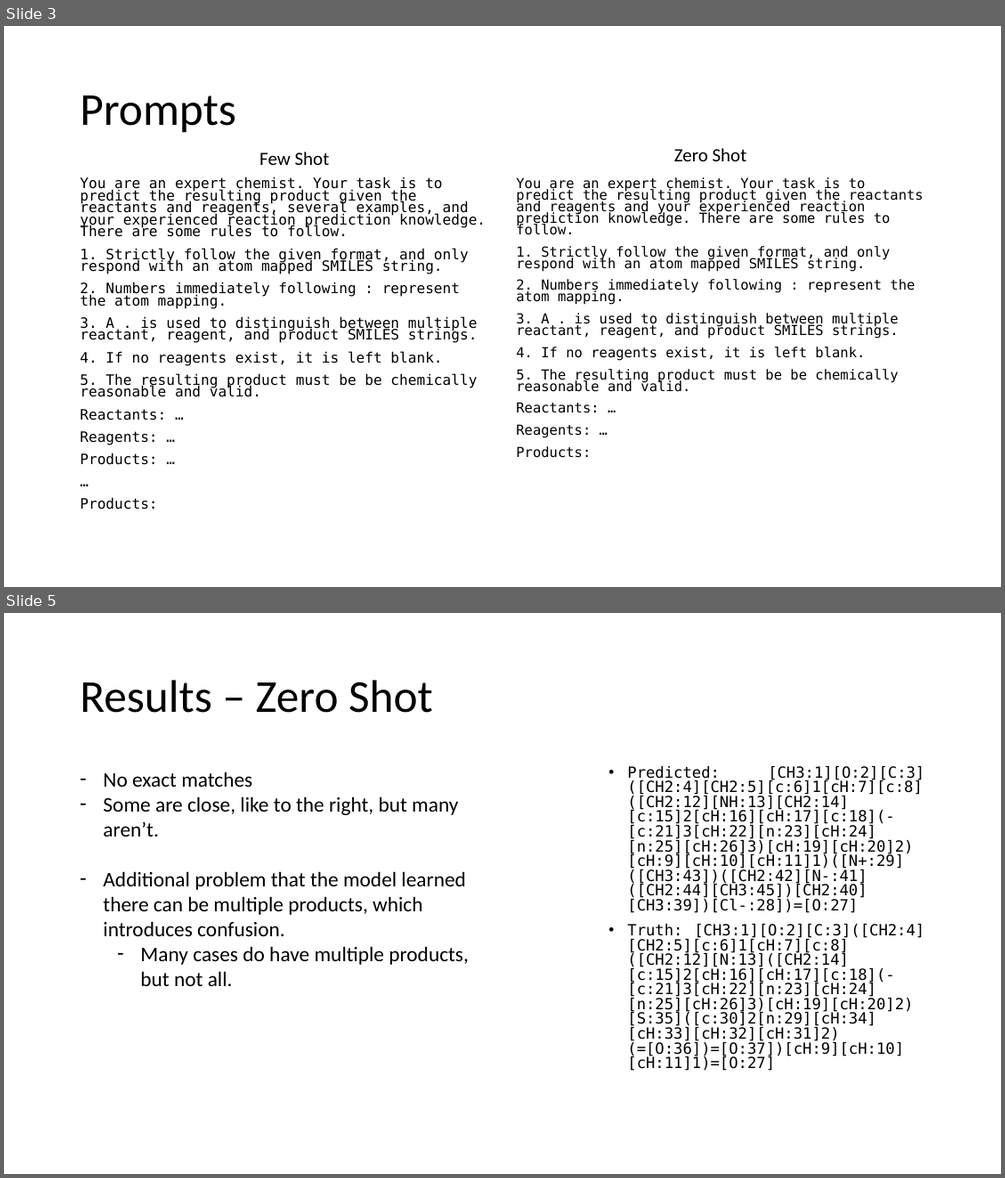
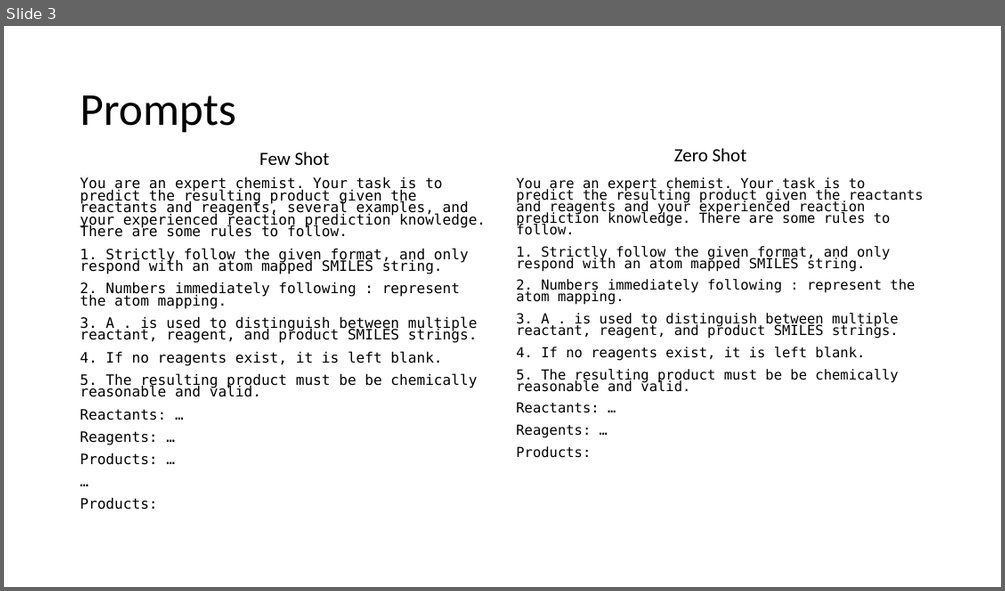
Before and after one commit to JohnDLee/ChemistryPE, a slide deck: pptx/6-13-2023.pptx. Shown one above the other, each under a label of ours: slides 3 and 5 before the commit, slide 3 after it; the slides between them are not shown. The pictures are 1005x1178 and 1005x591 pixels, drawn with LibreOffice and Linux fonts; fonts in the diff are those of the drawing. Boxes give left, top, right and bottom in pixels: in the first picture for what was removed or moved away, otherwise in the second. Text is boxed around its words. In the diff, an @@ line names an element or a change of style, - is before the commit and + after.

```diff
--- a/pptx/6-13-2023.pptx
+++ b/pptx/6-13-2023.pptx
@@ slide 5 removed at [4, 613, 1001, 1174], background #FFFFFF @@
@@ title removed at [80, 680, 433, 713] @@
-Results – Zero Shot
@@ text removed at [103, 771, 469, 986] @@
-– No exact matches
-– Some are close, like to the right, but many aren’t.
-– Additional problem that the model learned there can be multiple products, which introduces confusion.
-  – Many cases do have multiple products, but not all.
@@ text removed at [627, 766, 924, 1070] @@
-• Predicted: [CH3:1][O:2][C:3]([CH2:4][CH2:5][c:6]1[cH:7][c:8]([CH2:12][NH:13][CH2:14][c:15]2[cH:16][cH:17][c:18](-[c:21]3[cH:22][n:23][cH:24][n:25][cH:26]3)[cH:19][cH:20]2)[cH:9][cH:10][cH:11]1)([N+:29]([CH3:43])([CH2:42][N-:41]([CH2:44][CH3:45])[CH2:40][CH3:39])[Cl-:28])=[O:27]
-• Truth: [CH3:1][O:2][C:3]([CH2:4][CH2:5][c:6]1[cH:7][c:8]([CH2:12][N:13]([CH2:14][c:15]2[cH:16][cH:17][c:18](-[c:21]3[cH:22][n:23][cH:24][n:25][cH:26]3)[cH:19][cH:20]2)[S:35]([c:30]2[n:29][cH:34][cH:33][cH:32][cH:31]2)(=[O:36])=[O:37])[cH:9][cH:10][cH:11]1)=[O:27]
```
Also in this commit, not shown: 2 slides changed, 3 slides added, 2 other slides removed, 17 other files.
